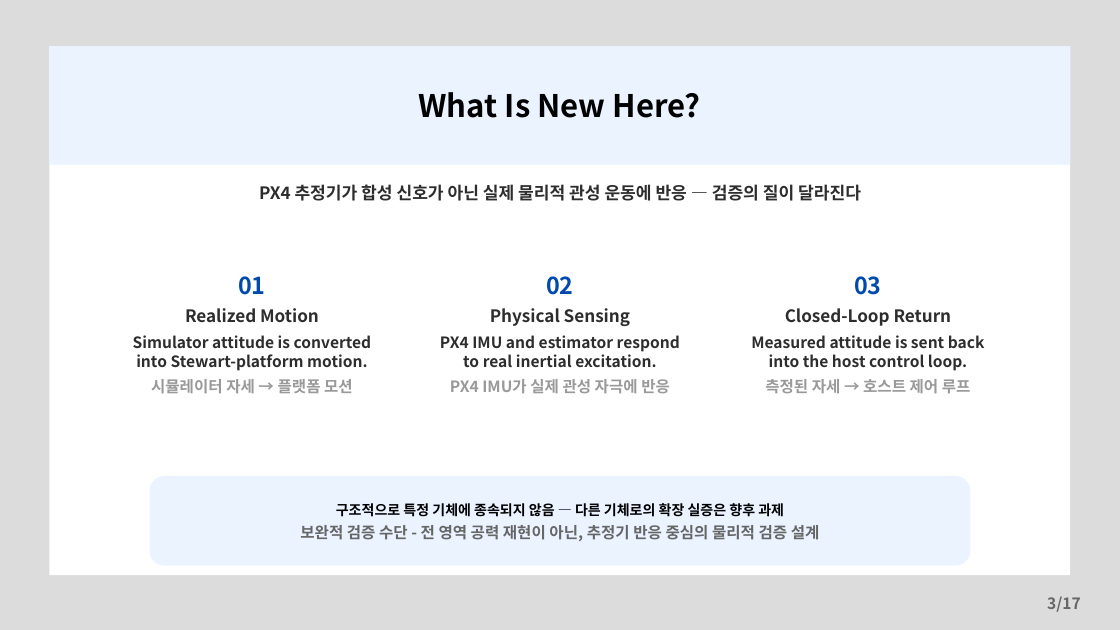
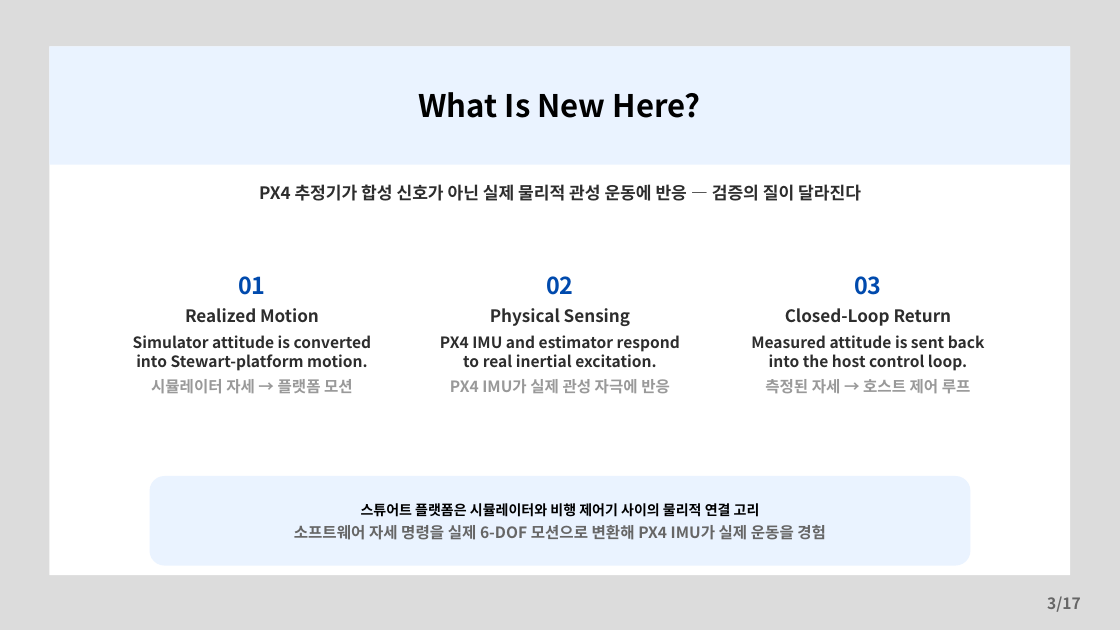
Before and after one commit to banana99ou/Stewart-Platform, a slide deck: slide 3 of presentation/KSAS_Spring2026_Presentation.pptx. Drawn at 1120x630 pixels with LibreOffice and Linux fonts; fonts in the diff are those of the drawing. Boxes give left, top, right and bottom in pixels: in the first picture for what was removed or moved away, otherwise in the second. Text is boxed around its words. In the diff, an @@ line names an element or a change of style, - is before the commit and + after.

```diff
--- a/presentation/KSAS_Spring2026_Presentation.pptx
+++ b/presentation/KSAS_Spring2026_Presentation.pptx
@@ text at <box>294,503,826,540</box>: text changed @@
-구조적으로 특정 기체에 종속되지 않음 — 다른 기체로의 확장 실증은 향후 과제
-보완적 검증 수단 - 전 영역 공력 재현이 아닌, 추정기 반응 중심의 물리적 검증 설계
+스튜어트 플랫폼은 시뮬레이터와 비행 제어기 사이의 물리적 연결 고리
+소프트웨어 자세 명령을 실제 6-DOF 모션으로 변환해 PX4 IMU가 실제 운동을 경험
```
Also in this commit, not shown: 11 other slides changed, 1 other file.
